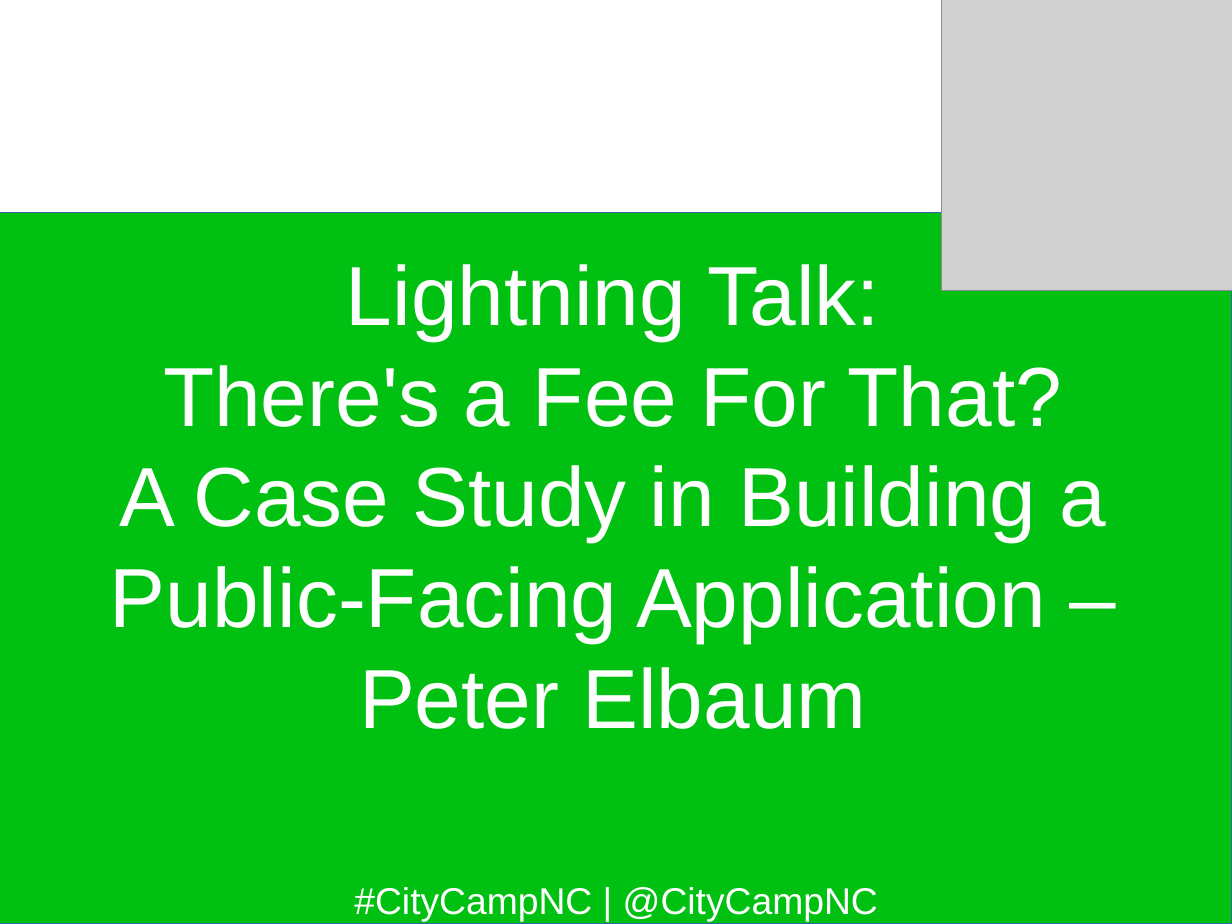
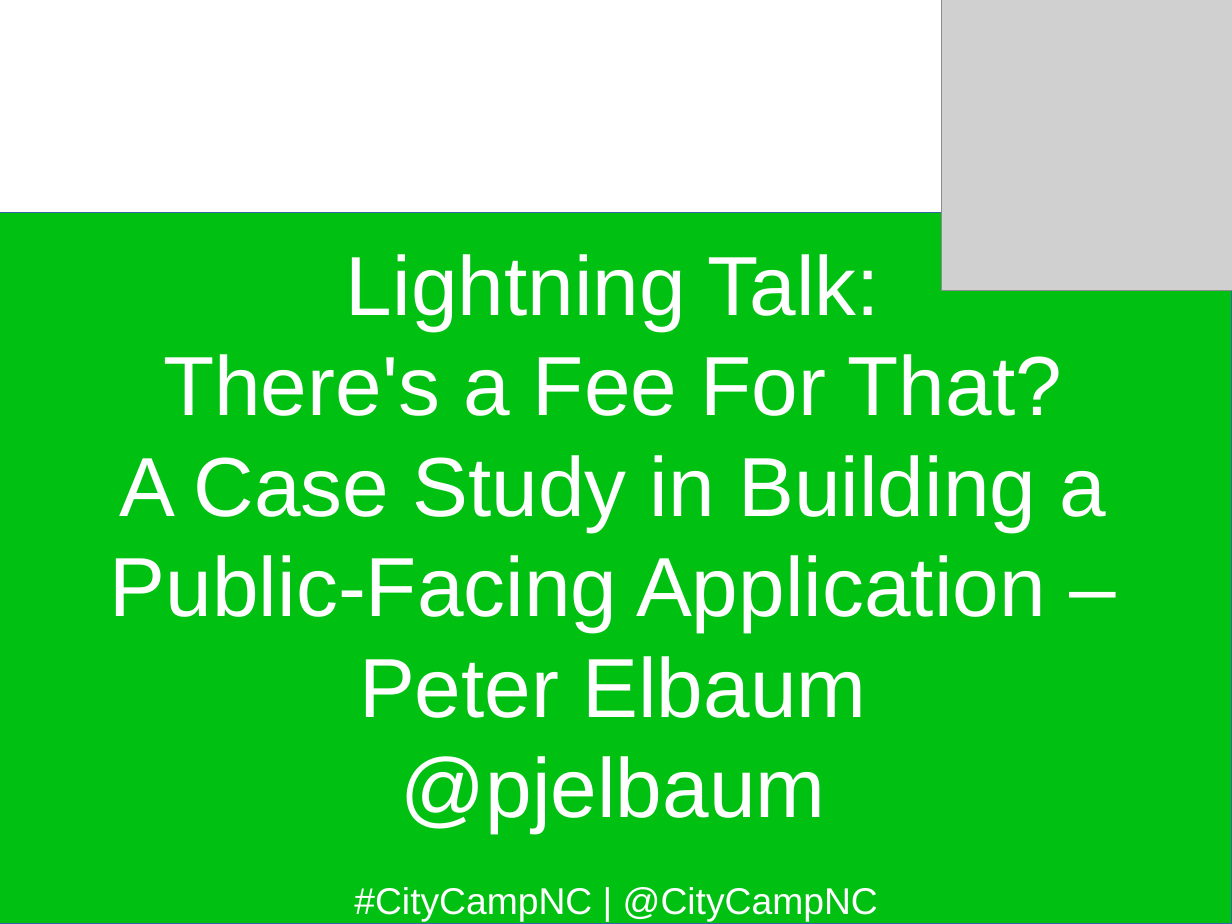
Before and after one commit to jhibbets/presentations, a slide deck: slide 16 of CCNC_2017.odp. Drawn at 1232x924 pixels with LibreOffice and Linux fonts; fonts in the diff are those of the drawing; grey boxes stand for pictures; background and template pictures are left out. Boxes give left, top, right and bottom in pixels: in the first picture for what was removed or moved away, otherwise in the second. Text is boxed around its words. In the diff, an @@ line names an element or a change of style, - is before the commit and + after.

```diff
--- a/CCNC_2017.odp
+++ b/CCNC_2017.odp
@@ subtitle "Lightning Talk:": place and size @@
-subtitle "Lightning Talk:" at box(110, 264, 1107, 729)
+subtitle "Lightning Talk:" at box(110, 254, 1107, 833)
@@ subtitle at box(400, 756, 825, 833): paragraph added @@
+@pjelbaum
```
Also in this commit, not shown: 17 other slides changed, 7 slides added.
